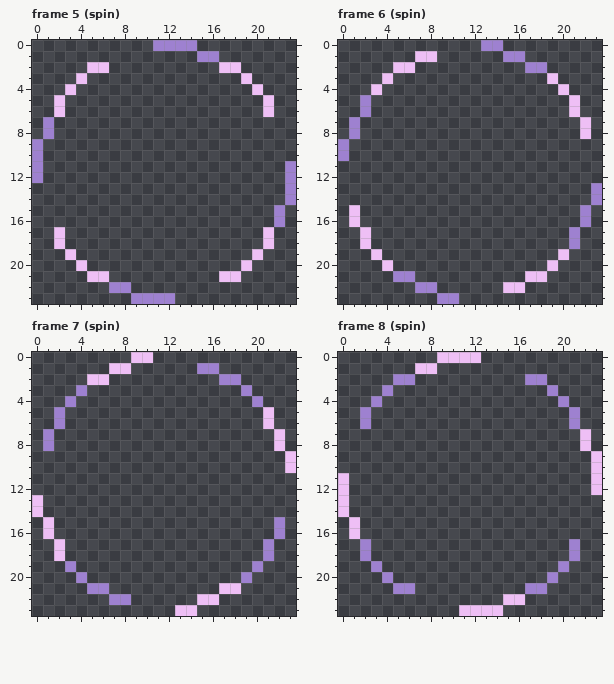
Two versions of one pixel-art file, assets/anim_quickstart/circle/circle.aseprite. The first picture shows the starting point.
24x24 pixels, 9 frames. Shown: frame 5 (spin), frame 6 (spin), frame 7 (spin), frame 8 (spin). The commit also changed other frames, which this record leaves out.
New version:
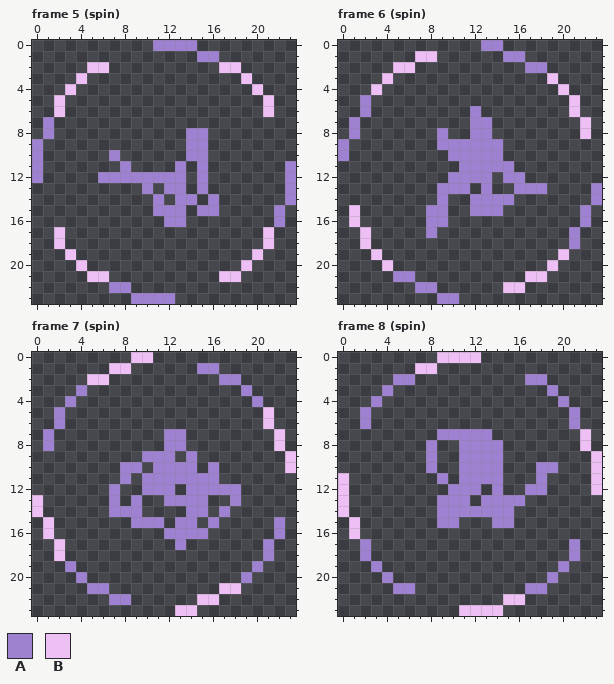
Palette (. is transparent): A #9e81d0  B #eebff5
Log entry: slightly rethink internal layer pipeline in preparation for brightness
The exact change:
layer "_brightness" added
Frame 5 (spin), layer "_brightness":
y 8..9: x 14..15 .. -> AA
y 10: x 7 . -> A; x 14..15 .. -> AA
y 11: x 8 . -> A; x 13 . -> A; x 15 . -> A
y 12: x 6..13 ........ -> AAAAAAAA; x 15 . -> A
y 13: x 10 . -> A; x 12..13 .. -> AA; x 15 . -> A
y 14: x 11 . -> A; x 13..14 .. -> AA; x 16 . -> A
y 15: x 11..13 ... -> AAA; x 15..16 .. -> AA
y 16: x 12..13 .. -> AA
Frame 6 (spin), layer "_brightness":
y 6: x 12 . -> A
y 7: x 12..13 .. -> AA
y 8: x 9 . -> A; x 12..13 .. -> AA
y 9: x 9..14 ...... -> AAAAAA
y 10: x 10..14 ..... -> AAAAA
y 11: x 11..15 ..... -> AAAAA
y 12: x 10..13 .... -> AAAA; x 15..16 .. -> AA
y 13: x 9..11 ... -> AAA; x 13 . -> A; x 16..18 ... -> AAA
y 14: x 9 . -> A; x 12..15 .... -> AAAA
y 15: x 8..9 .. -> AA; x 12..14 ... -> AAA
y 16: x 8..9 .. -> AA
y 17: x 8 . -> A
Frame 7 (spin), layer "_brightness":
y 7..8: x 12..13 .. -> AA
y 9: x 10..12 ... -> AAA; x 14 . -> A
y 10: x 8..9 .. -> AA; x 11..14 .... -> AAAA; x 16 . -> A
y 11: x 8 . -> A; x 10..16 ....... -> AAAAAAA
y 12: x 7 . -> A; x 10..12 ... -> AAA; x 14..18 ..... -> AAAAA
y 13: x 7 . -> A; x 9 . -> A; x 12..15 .... -> AAAA; x 18 . -> A
y 14: x 7..9 ... -> AAA; x 14..15 .. -> AA; x 17 . -> A
y 15: x 9..11 ... -> AAA; x 13..14 .. -> AA; x 16 . -> A
y 16: x 12..15 .... -> AAAA
y 17: x 13 . -> A
Frame 8 (spin), layer "_brightness":
y 7: x 9..13 ..... -> AAAAA
y 8..9: x 8 . -> A; x 11..14 .... -> AAAA
y 10: x 8 . -> A; x 11..14 .... -> AAAA; x 18..19 .. -> AA
y 11: x 9 . -> A; x 11..14 .... -> AAAA; x 18 . -> A
y 12: x 10..12 ... -> AAA; x 14 . -> A; x 17..18 .. -> AA
y 13: x 9..11 ... -> AAA; x 13..16 .... -> AAAA
y 14: x 9..15 ....... -> AAAAAAA
y 15: x 9..10 .. -> AA; x 14..15 .. -> AA
Boxes around the changes in both pictures, in picture pixels (x1, y1, x2, y2):
added: (98, 128, 219, 227)
added: (426, 106, 547, 238)
added: (109, 429, 241, 550)
added: (426, 429, 558, 528)
